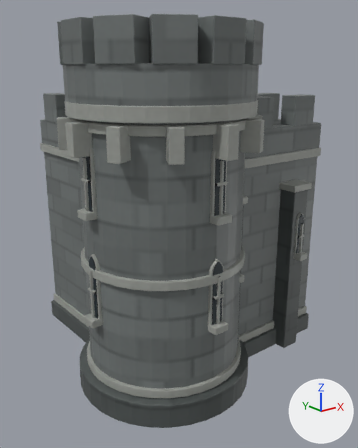
The FBX model Assets/Models/Kingdom/City/Models/Granite_Corner.fbx, before and after one commit.
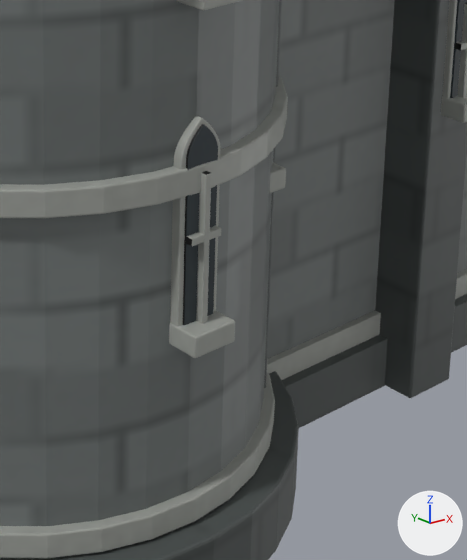
The first picture shows the older version from a 50 mm camera at (-5.63, -7.55, 6.32) aimed at (1.06, 0.82, 2.97). The close-ups show the older and then the newer version on the part from 43% to 84% of the width and 50% to 89% of the height of that picture. Only the edits that show in the close-ups are written down. Arrows for +X, +Y and +Z are at lower right; the lights stay in place. Where no turn or scale is listed for an object, it has been applied to the vertices.

Objects in the first close-up: 'Granite_Corner.001'.
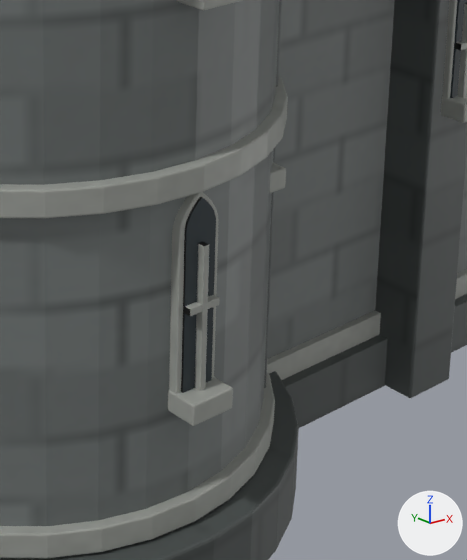
Location of each change, (x1, y1, x2, y2) in pixels of the close-ups (467 x 560 px; the box of a moved part takes in the faces that stretch with it):
part 1 of me_cube_001, moved or reshaped
    before: (170, 116, 221, 326)
    after: (169, 192, 218, 394)
part 2 of me_cube_001, moved or reshaped
    before: (183, 124, 218, 325)
    after: (181, 197, 216, 393)
part 3 of me_cube_001, moved or reshaped
    before: (169, 311, 235, 358)
    after: (168, 377, 233, 426)
part 4 of me_cube_001, moved or reshaped
    before: (196, 171, 211, 324)
    after: (195, 242, 209, 391)
part 5 of me_cube_001, moved or reshaped
    before: (186, 226, 221, 246)
    after: (184, 295, 219, 316)

Edits to the bpy script that builds the scene:
```text
Change me_cube_001:
    where me_cube_001.from_pydata(...)  # 9424 vertices, 18360 faces; spans x -1.9..4.0, y -1.9..4.0, z 0.0..7.06
    used by ob_granite_corner_001; location = (0.0, 0.0, 0.0)
    me_cube_001 part 1: the loose piece of 138 vertices spanning x -0.15..0.15, y -1.61..-1.45, z 1.8..3.11 is moved by (0.0, 0.0, -0.44)
    me_cube_001 part 2: the loose piece of 138 vertices spanning x -0.11..0.11, y -1.62..-1.6, z 1.84..3.08 is moved by (0.0, 0.0, -0.44)
    me_cube_001 part 3: the loose piece of 56 vertices spanning x -0.16..0.16, y -1.76..-1.46, z 1.73..1.87 is moved by (0.0, 0.0, -0.44)
    me_cube_001 part 4: the loose piece of 56 vertices spanning x -0.02..0.02, y -1.67..-1.61, z 1.85..2.8 is moved by (0.0, 0.0, -0.44)
    me_cube_001 part 5: the loose piece of 56 vertices spanning x -0.11..0.11, y -1.67..-1.61, z 2.39..2.43 is moved by (0.0, 0.0, -0.44)
```
